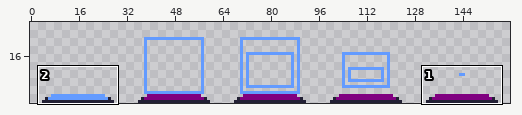
File history of a sprite sheet, Assets/Sprites/Modules/GitReset.png. The picture above shows the old version from afar; the outline marks the close-up.
Close-up. Before:
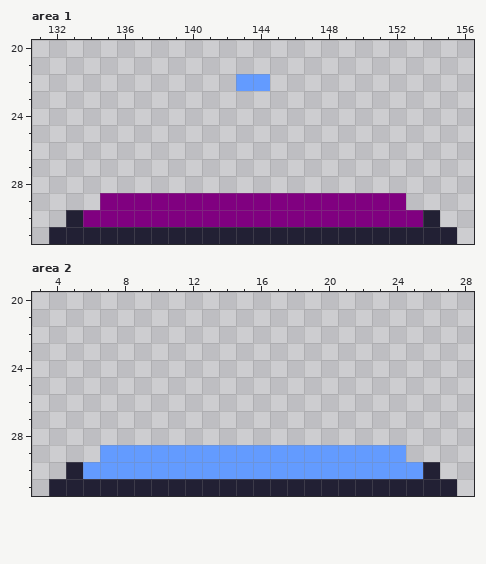
The file is 160x32 pixels. Shown: area 1: x 131..156, y 20..31; area 2: x 3..28, y 20..31. The wide view leaves out empty margins. The commit also changed other parts of the picture, which this record leaves out.
After:
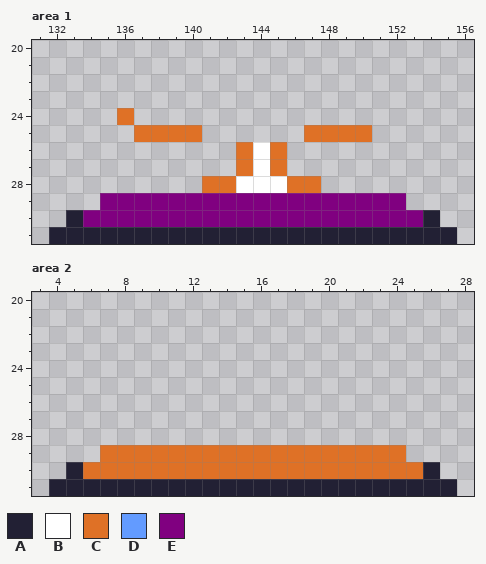
Palette (. is transparent): A #222034  B #ffffff  C #df7126  D #639bff  E #800080
Changes in this commit:
Area 1:
y 22: x 143..144 DD -> ..
y 24: x 136 . -> C
y 25: x 137..140 .... -> CCCC; x 147..150 .... -> CCCC
y 26..27: x 143..145 ... -> CBC
y 28: x 141..147 ....... -> CCBBBCC
Area 2:
y 29: x 7..24 DDDDDDDDDDDDDDDDDD -> CCCCCCCCCCCCCCCCCC
y 30: x 6..25 DDDDDDDDDDDDDDDDDDDD -> CCCCCCCCCCCCCCCCCCCC
Boxes around the changes in both close-ups, in picture pixels (x1, y1, x2, y2):
changed: (117, 74, 372, 193)
changed: (83, 445, 423, 479)
